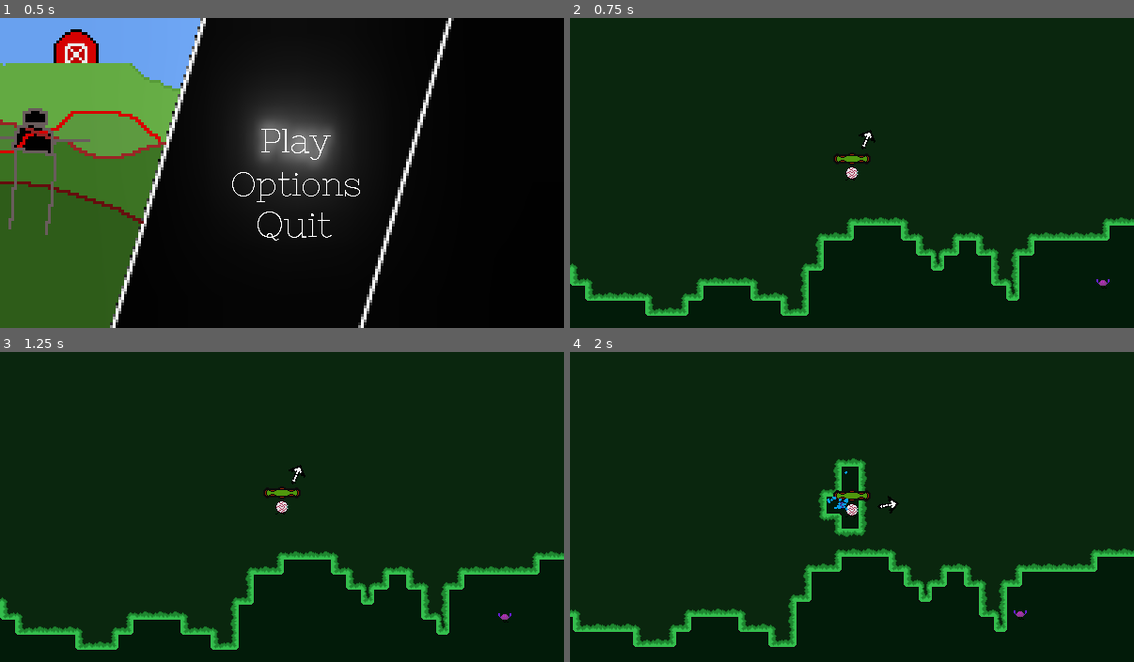
Above: before the commit, frames 1-4 (two rows, left to right).
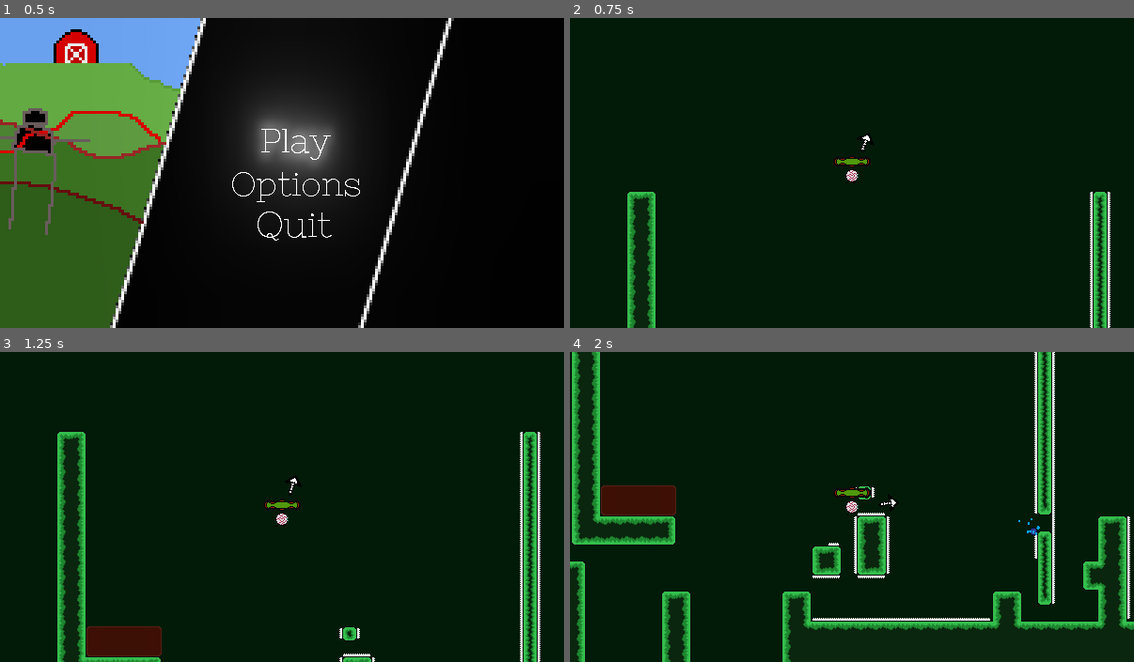
Above: after the commit, the same moments.

Repository: epimetheusgames/EyeSore
Game: Godot game, scene res://MainMenu.tscn
The game is run twice, just before and just after one commit, with the same random seed, the same clock (stepped at 60 frames per second) and the same inputs.
Inputs (mouse positions are in pixels of both pictures, inside the frame that each line leads up to):
- Up to frame 1 (0.5 s): no input
- Up to frame 2 (0.75 s): click (863, 142) at 0.5 s
- Up to frame 3 (1.25 s): no input
- Up to frame 4 (2 s): tap Enter (ui_accept) at 1.25 s; move the mouse to (976, 491) at 1.27 s; hold D (movement_right) from 1.28 s (still down); click (976, 491) at 1.35 s; tap Space (movement_jump) at 1.52 s

Frame 1 is identical in both runs. In frame 2, 6.3% of the frame differs, in the area x 0-100%, y 36-100%; in frame 3, 9.8%; in frame 4, 16%, in the area x 0-100%, y 0-100%.

Commit message:
Renamed inconsistant nodes

Diff:
--- a/OGPC_Project_Native_Directory/Save_Data.gd
+++ b/OGPC_Project_Native_Directory/Save_Data.gd
@@ -46,7 +46,7 @@
 }
 
 const levels = [
-	"res://Levels/alevel1.tscn"
+	"res://Levels/Level2.tscn"
 ]
 
 func save_audio(music, sfx):
